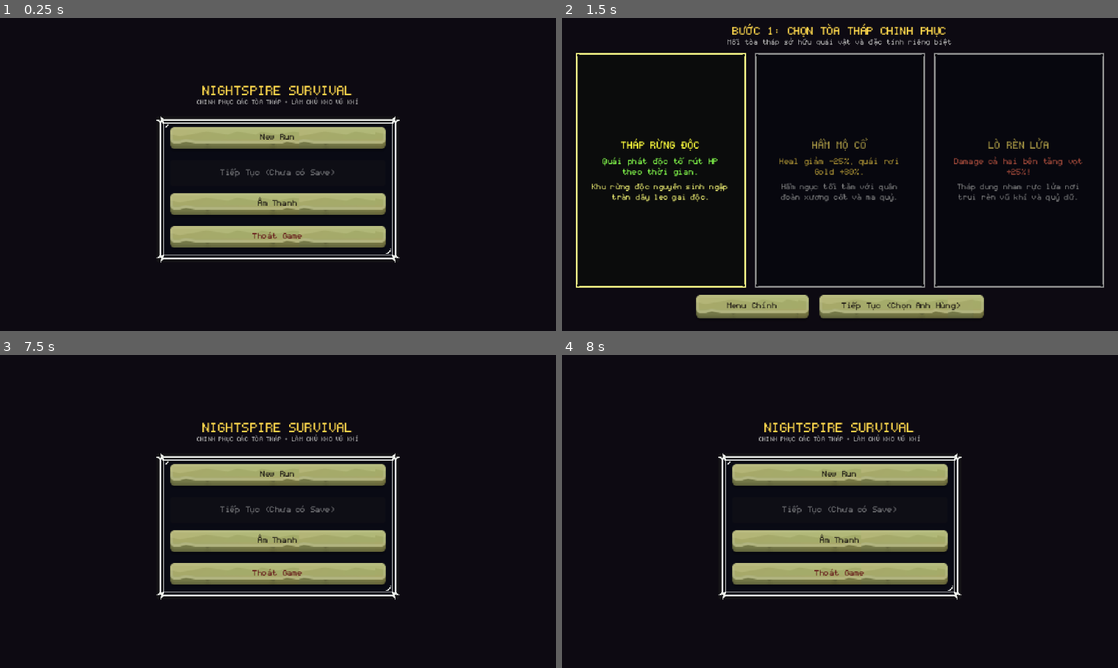
Above: before the commit, frames 1-4 (two rows, left to right).
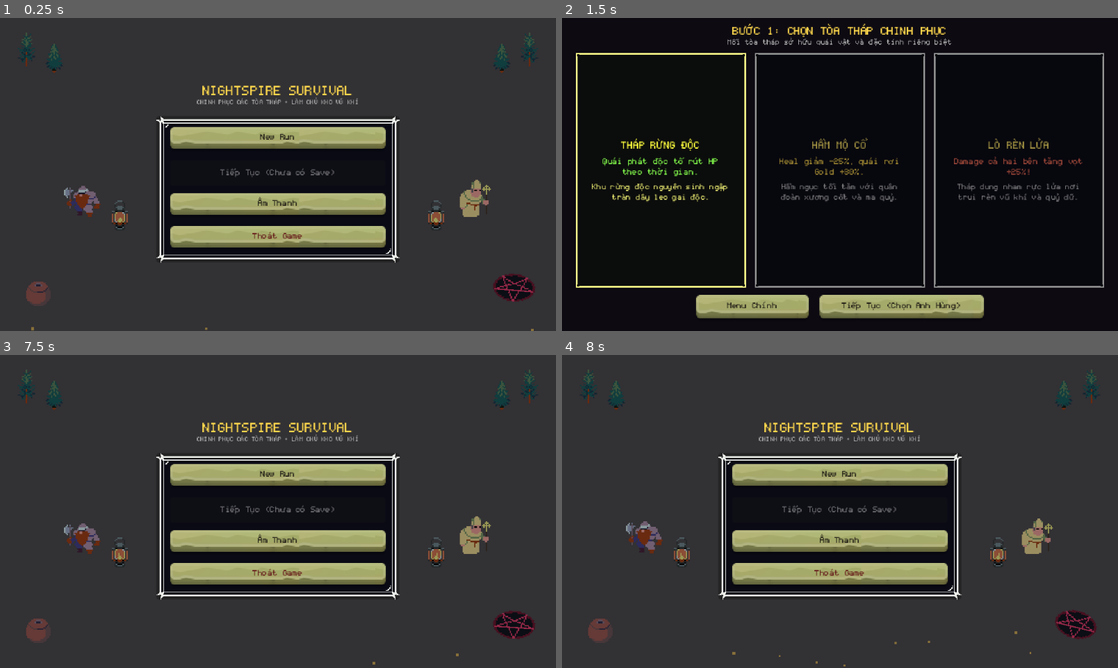
Above: after the commit, the same moments.

Repository: khanh-dinh26/NightSpire-Survival
Game: Godot game, scene res://src/ui/MainMenu.tscn
The game is run twice, just before and just after one commit, with the same random seed, the same clock (stepped at 60 frames per second) and the same inputs. Sound files missing from this copy of the repository are replaced by a short silence.
Inputs (mouse positions are in pixels of both pictures, inside the frame that each line leads up to):
- Up to frame 1 (0.25 s): no input
- Up to frame 2 (1.5 s): click "New Run" at 0.5 s; click (662, 171) at 1.25 s
- Up to frame 3 (7.5 s): click (278, 508) at 2 s; click (455, 508) at 2.75 s; click "Tiếp Tục (Chọn Anh Hùng)" at 3.5 s; click (100, 508) at 4.25 s; click (278, 508) at 5 s; click (455, 508) at 5.75 s; click "Chọn Lại Tháp" at 6.5 s; click "Menu Chính" at 7.25 s
- Up to frame 4 (8 s): no input

The runs differ from the first frame. In frame 1, 79% of the frame differs, in the area x 0-100%, y 0-100%; in frame 2, nothing differs; in frame 3, 79%; in frame 4, 79%.

Commit message:
feat(ui): add animated lively dungeon background to MainMenu

Diff:
--- a/src/ui/MainMenu.gd
+++ b/src/ui/MainMenu.gd
@@ -8,9 +8,24 @@
 @onready var exit_btn: Button = $Margin/VBox/MenuPanel/Margin/VBox/ExitButton
 @onready var sound_modal: SoundSettings = $SoundSettingsModal
 
+# Lively Background Nodes
+@onready var floor_layer: TileMapLayer = get_node_or_null("Background/FloorLayer") as TileMapLayer
+@onready var fire_left: Sprite2D = get_node_or_null("Background/Campfires/FireLeft") as Sprite2D
+@onready var fire_right: Sprite2D = get_node_or_null("Background/Campfires/FireRight") as Sprite2D
+@onready var rogue_left: Sprite2D = get_node_or_null("Background/Rogues/RogueLeft") as Sprite2D
+@onready var rogue_right: Sprite2D = get_node_or_null("Background/Rogues/RogueRight") as Sprite2D
+@onready var magic_circle: Sprite2D = get_node_or_null("Background/Decorations/MagicCircleBR") as Sprite2D
+
+var _fire_timer: float = 0.0
+var _fire_frame: int = 0
+const FIRE_FRAME_TIME: float = 0.12
+const FIRE_BASE_Y: int = 224
+
 
 func _ready() -> void:
 	AudioManager.play_bgm("title")
+	_setup_background()
+
 	new_run_btn.pressed.connect(func():
 		AudioManager.play_sfx("confirm")
 		_on_new_run_pressed()
@@ -33,6 +48,47 @@
 		continue_btn.text = "Tiếp Tục (Chưa có Save)"
 	else:
 		continue_btn.text = "Tiếp Tục Chuyến Đi"
+
+
+func _process(delta: float) -> void:
+	_fire_timer += delta
+	if _fire_timer >= FIRE_FRAME_TIME:
+		_fire_timer -= FIRE_FRAME_TIME
+		_fire_frame = (_fire_frame + 1) % 4
+		var frame_rect: Rect2 = Rect2(_fire_frame * 32, FIRE_BASE_Y, 32, 32)
+		if fire_left != null:
+			fire_left.region_rect = frame_rect
+		if fire_right != null:
+			fire_right.region_rect = frame_rect
+
+
+func _setup_background() -> void:
+	# 1. Pave dark dungeon brick floor
+	if floor_layer != null:
+		var floor_coords: Array[Vector2i] = [
+			Vector2i(1, 7), Vector2i(2, 7), Vector2i(3, 7),
+			Vector2i(1, 13), Vector2i(2, 13)
+		]
+		for y: int in range(12):
+			for x: int in range(20):
+				var tile_coord: Vector2i = floor_coords[(x * 7 + y * 13) % floor_coords.size()]
+				floor_layer.set_cell(Vector2i(x, y), 0, tile_coord)
+
+	# 2. Breathing / bobbing idle animation for rogues
+	if rogue_left != null:
+		var tw_left: Tween = create_tween().set_loops()
+		tw_left.tween_property(rogue_left, ^"scale", Vector2(1.5, 1.62), 0.75).set_trans(Tween.TRANS_SINE).set_ease(Tween.EASE_IN_OUT)
+		tw_left.tween_property(rogue_left, ^"scale", Vector2(1.5, 1.40), 0.75).set_trans(Tween.TRANS_SINE).set_ease(Tween.EASE_IN_OUT)
+
+	if rogue_right != null:
+		var tw_right: Tween = create_tween().set_loops()
+		tw_right.tween_property(rogue_right, ^"scale", Vector2(1.5, 1.40), 0.75).set_trans(Tween.TRANS_SINE).set_ease(Tween.EASE_IN_OUT)
+		tw_right.tween_property(rogue_right, ^"scale", Vector2(1.5, 1.62), 0.75).set_trans(Tween.TRANS_SINE).set_ease(Tween.EASE_IN_OUT)
+
+	# 3. Ambient slow rotating aura for magic circle
+	if magic_circle != null:
+		var tw_magic: Tween = create_tween().set_loops()
+		tw_magic.tween_property(magic_circle, ^"rotation", TAU, 18.0).from(0.0)
 
 
 func _on_new_run_pressed() -> void:
--- a/src/ui/MainMenu.tscn
+++ b/src/ui/MainMenu.tscn
@@ -5,6 +5,29 @@
 [ext_resource type="StyleBox" uid="uid://b3rca4i4umt01" path="res://assets/ui/buttons/btn_rect_normal.tres" id="3_btn_normal"]
 [ext_resource type="StyleBox" uid="uid://b3rcaxi8m481" path="res://assets/ui/buttons/btn_rect_hover.tres" id="4_btn_hover"]
 [ext_resource type="PackedScene" uid="uid://dxurlo6rb85ae" path="res://src/ui/SoundSettings.tscn" id="5_sound"]
+[ext_resource type="Texture2D" uid="uid://bbugk6lykyxyj" path="res://assets/sprites/tiles.png" id="6_tiles"]
+[ext_resource type="Texture2D" uid="uid://sd25dvr7adk3" path="res://assets/sprites/animated-tiles.png" id="7_anim_tiles"]
+[ext_resource type="Texture2D" uid="uid://cv5qt4112aq57" path="res://assets/sprites/rogues.png" id="8_rogues"]
+
+[sub_resource type="TileSetAtlasSource" id="TileSetAtlasSource_bg"]
+texture = ExtResource("6_tiles")
+texture_region_size = Vector2i(32, 32)
+
+[sub_resource type="TileSet" id="TileSet_bg"]
+tile_size = Vector2i(32, 32)
+sources/0 = SubResource("TileSetAtlasSource_bg")
+
+[sub_resource type="ParticleProcessMaterial" id="ParticleProcessMaterial_embers"]
+emission_shape = 3
+emission_box_extents = Vector3(320, 8, 1)
+direction = Vector3(0, -1, 0)
+spread = 22.0
+initial_velocity_min = 25.0
+initial_velocity_max = 55.0
+gravity = Vector3(0, -15, 0)
+scale_min = 1.5
+scale_max = 3.5
+color = Color(1, 0.82, 0.35, 0.8)
 
 [node name="MainMenu" type="Control" unique_id=1110374970]
 layout_mode = 3
@@ -15,14 +38,115 @@
 grow_vertical = 2
 script = ExtResource("1_script")
 
-[node name="Background" type="ColorRect" parent="." unique_id=1708648582]
-layout_mode = 1
-anchors_preset = 15
-anchor_right = 1.0
-anchor_bottom = 1.0
-grow_horizontal = 2
-grow_vertical = 2
-color = Color(0.05, 0.04, 0.07, 1)
+[node name="Background" type="Control" parent="." unique_id=1708648582]
+layout_mode = 1
+anchors_preset = 15
+anchor_right = 1.0
+anchor_bottom = 1.0
+grow_horizontal = 2
+grow_vertical = 2
+mouse_filter = 2
+
+[node name="FloorLayer" type="TileMapLayer" parent="Background" unique_id=1801234567]
+tile_set = SubResource("TileSet_bg")
+
+[node name="Decorations" type="Node2D" parent="Background" unique_id=1801234568]
+
+[node name="TreeTL1" type="Sprite2D" parent="Background/Decorations" unique_id=1801234569]
+position = Vector2(30, 36)
+scale = Vector2(1.5, 1.5)
+texture = ExtResource("6_tiles")
+region_enabled = true
+region_rect = Rect2(0, 800, 32, 32)
+
+[node name="TreeTL2" type="Sprite2D" parent="Background/Decorations" unique_id=1801234570]
+position = Vector2(62, 44)
+scale = Vector2(1.3, 1.3)
+texture = ExtResource("6_tiles")
+region_enabled = true
+region_rect = Rect2(32, 800, 32, 32)
+
+[node name="TreeTR1" type="Sprite2D" parent="Background/Decorations" unique_id=1801234571]
+position = Vector2(610, 36)
+scale = Vector2(1.5, 1.5)
+texture = ExtResource("6_tiles")
+flip_h = true
+region_enabled = true
+region_rect = Rect2(0, 800, 32, 32)
+
+[node name="TreeTR2" type="Sprite2D" parent="Background/Decorations" unique_id=1801234572]
+position = Vector2(578, 44)
+scale = Vector2(1.3, 1.3)
+texture = ExtResource("6_tiles")
+flip_h = true
+region_enabled = true
+region_rect = Rect2(32, 800, 32, 32)
+
+[node name="ChestBL" type="Sprite2D" parent="Background/Decorations" unique_id=1801234573]
+position = Vector2(44, 316)
+scale = Vector2(1.4, 1.4)
+texture = ExtResource("6_tiles")
+region_enabled = true
+region_rect = Rect2(64, 544, 32, 32)
+
+[node name="MagicCircleBR" type="Sprite2D" parent="Background/Decorations" unique_id=1801234574]
+position = Vector2(592, 308)
+scale = Vector2(1.5, 1.5)
+texture = ExtResource("6_tiles")
+region_enabled = true
+region_rect = Rect2(448, 512, 32, 32)
+
+[node name="Campfires" type="Node2D" parent="Background" unique_id=1801234575]
+
+[node name="FireLeft" type="Sprite2D" parent="Background/Campfires" unique_id=1801234576]
+position = Vector2(138, 228)
+scale = Vector2(1.5, 1.5)
+texture = ExtResource("7_anim_tiles")
+region_enabled = true
+region_rect = Rect2(0, 224, 32, 32)
+
+[node name="FireRight" type="Sprite2D" parent="Background/Campfires" unique_id=1801234577]
+position = Vector2(502, 228)
+scale = Vector2(1.5, 1.5)
+texture = ExtResource("7_anim_tiles")
+flip_h = true
+region_enabled = true
+region_rect = Rect2(0, 224, 32, 32)
+
+[node name="Rogues" type="Node2D" parent="Background" unique_id=1801234578]
+
+[node name="RogueLeft" type="Sprite2D" parent="Background/Rogues" unique_id=1801234579]
+position = Vector2(96, 230)
+scale = Vector2(1.5, 1.5)
+texture = ExtResource("8_rogues")
+offset = Vector2(0, -16)
+region_enabled = true
+region_rect = Rect2(0, 0, 32, 32)
+
+[node name="RogueRight" type="Sprite2D" parent="Background/Rogues" unique_id=1801234580]
+position = Vector2(544, 230)
+scale = Vector2(1.5, 1.5)
+texture = ExtResource("8_rogues")
+offset = Vector2(0, -16)
+flip_h = true
+region_enabled = true
+region_rect = Rect2(32, 64, 32, 32)
+
+[node name="EmberParticles" type="GPUParticles2D" parent="Background" unique_id=1801234581]
+position = Vector2(320, 360)
+amount = 45
+lifetime = 4.0
+process_material = SubResource("ParticleProcessMaterial_embers")
+
+[node name="DarkOverlay" type="ColorRect" parent="Background" unique_id=1801234582]
+layout_mode = 1
+anchors_preset = 15
+anchor_right = 1.0
+anchor_bottom = 1.0
+grow_horizontal = 2
+grow_vertical = 2
+mouse_filter = 2
+color = Color(0.04, 0.03, 0.06, 0.4)
 
 [node name="Margin" type="MarginContainer" parent="." unique_id=766717916]
 layout_mode = 1
